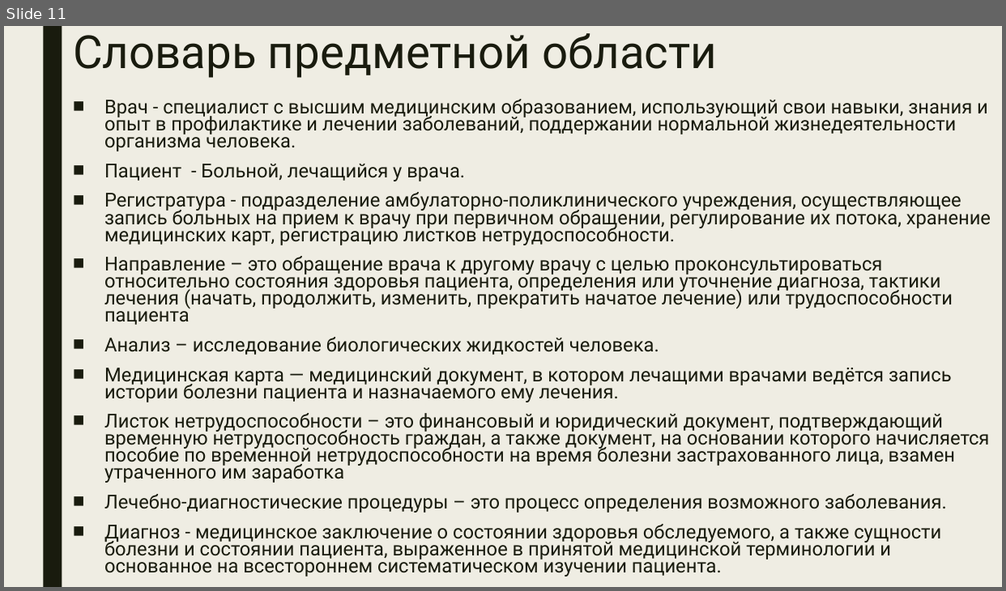
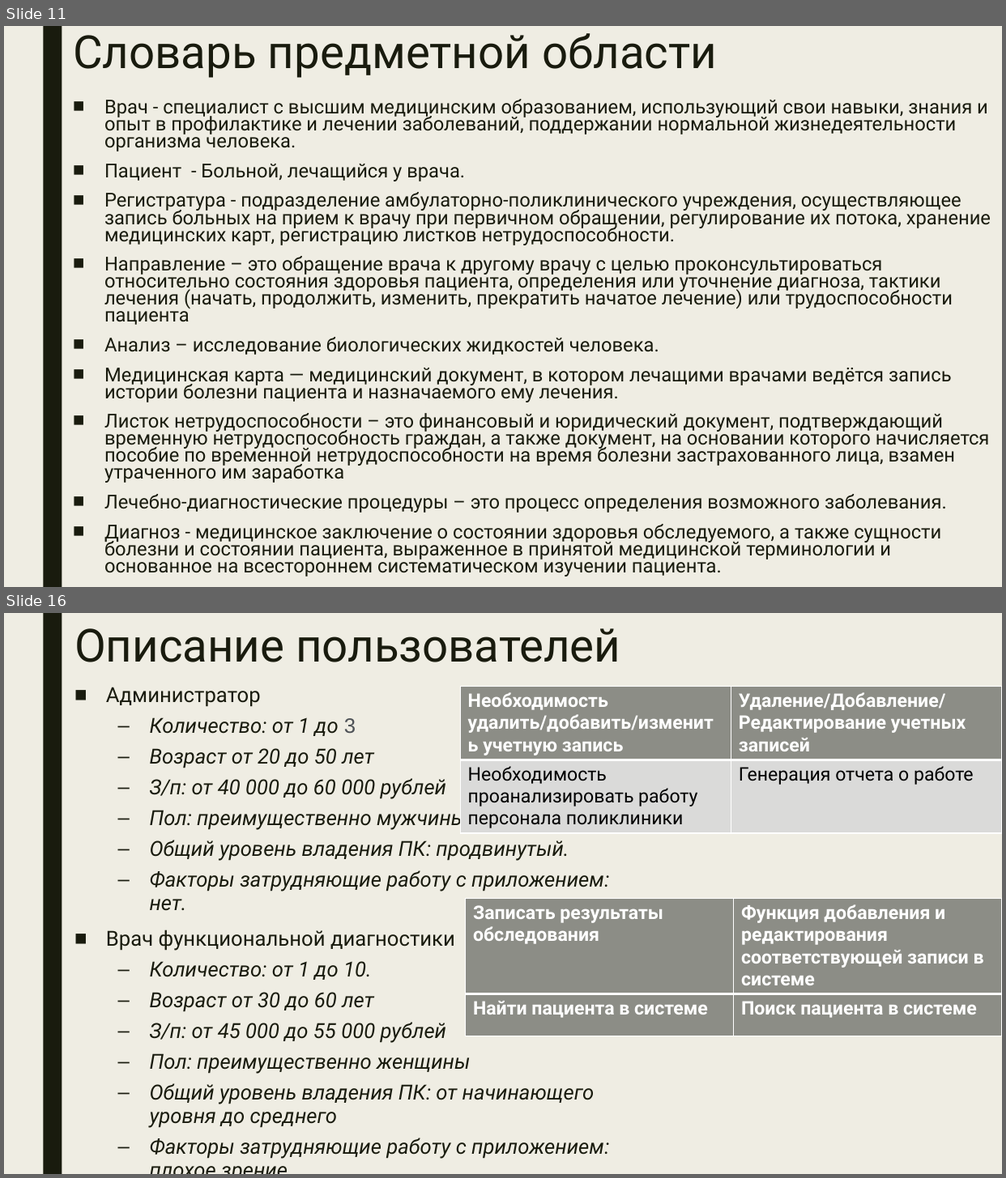
Before and after one commit to javavlsu/course-work-team-04-krylov, a slide deck: docs/Крылов Егор ИСТ-220 Проект Этап 1.pptx. Shown one above the other, each under a label of ours: slide 11 before the commit, slides 11 and 16 after it; the slides between them are not shown. The pictures are 1006x591 and 1006x1178 pixels, drawn with LibreOffice and Linux fonts; fonts in the diff are those of the drawing. Boxes give left, top, right and bottom in pixels: in the first picture for what was removed or moved away, otherwise in the second. Text is boxed around its words. In the diff, an @@ line names an element or a change of style, - is before the commit and + after.

```diff
--- a/docs/Крылов Егор ИСТ-220 Проект Этап 1.pptx
+++ b/docs/Крылов Егор ИСТ-220 Проект Этап 1.pptx
@@ slide 16 added at box(4, 613, 1002, 1174), background #EFEDE3; not listed: 1 template element that a slide beside it also shows @@
@@ title added at box(74, 628, 620, 662), 44 pt, text #191B0E @@
+Описание пользователей
@@ text added at box(106, 687, 609, 1159), 20 pt, text #191B0E, italic @@
+■ Администратор
+  – Количество: от 1 до 3
+  – Возраст от 20 до 50 лет
+  – З/п: от 40 000 до 60 000 рублей
+  – Пол: преимущественно мужчины
+  – Общий уровень владения ПК: продвинутый.
+  – Факторы затрудняющие работу с приложением: нет.
+■ Врач функциональной диагностики
+  – Количество: от 1 до 10.
+  – Возраст от 30 до 60 лет
+  – З/п: от 45 000 до 55 000 рублей
+  – Пол: преимущественно женщины
+  – Общий уровень владения ПК: от начинающего уровня до среднего
+  – Факторы затрудняющие работу с приложением: плохое зрение
@@ table added at box(461, 687, 1002, 836), 2 rows, 2 columns @@
+Необходимость удалить/добавить/изменить учетную запись | Удаление/Добавление/Редактирование учетных записей
+Необходимость проанализировать работу персонала поликлиники | Генерация отчета о работе
@@ table added at box(466, 899, 1002, 1038), 2 rows, 2 columns @@
+Записать результаты обследования | Функция добавления и редактирования соответствующей записи в системе
+Найти пациента в системе | Поиск пациента в системе
```
Also in this commit, not shown: 2 slides changed, 9 other slides added, 1 other file.
